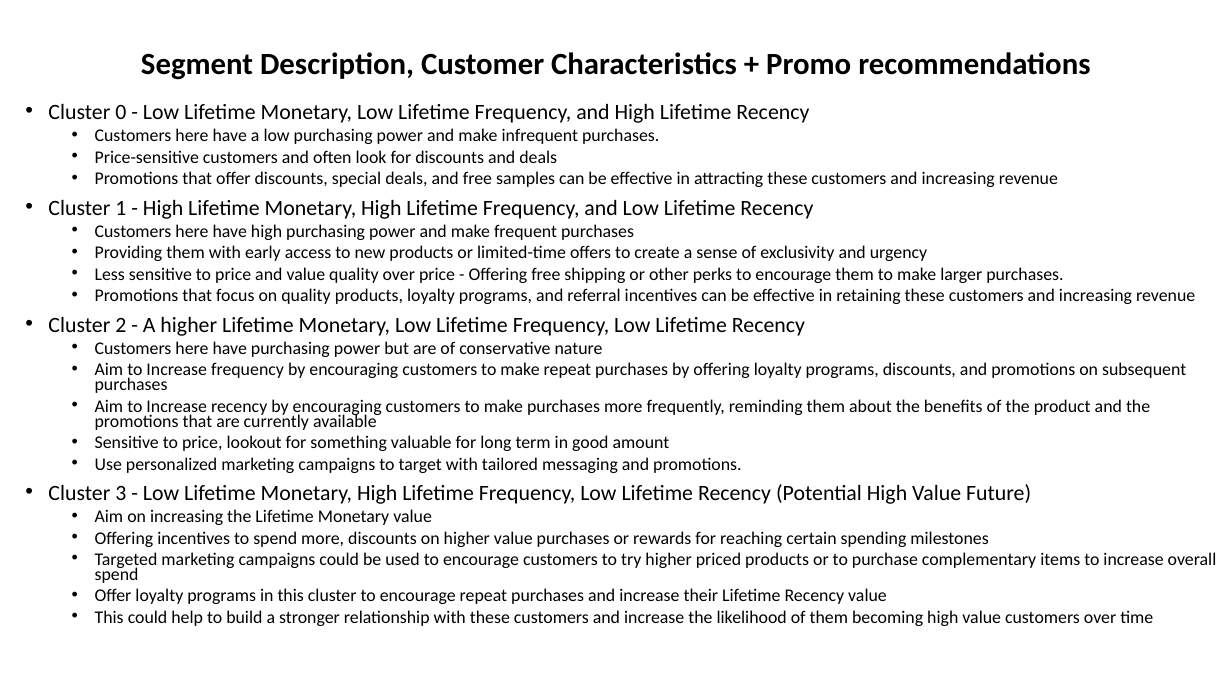
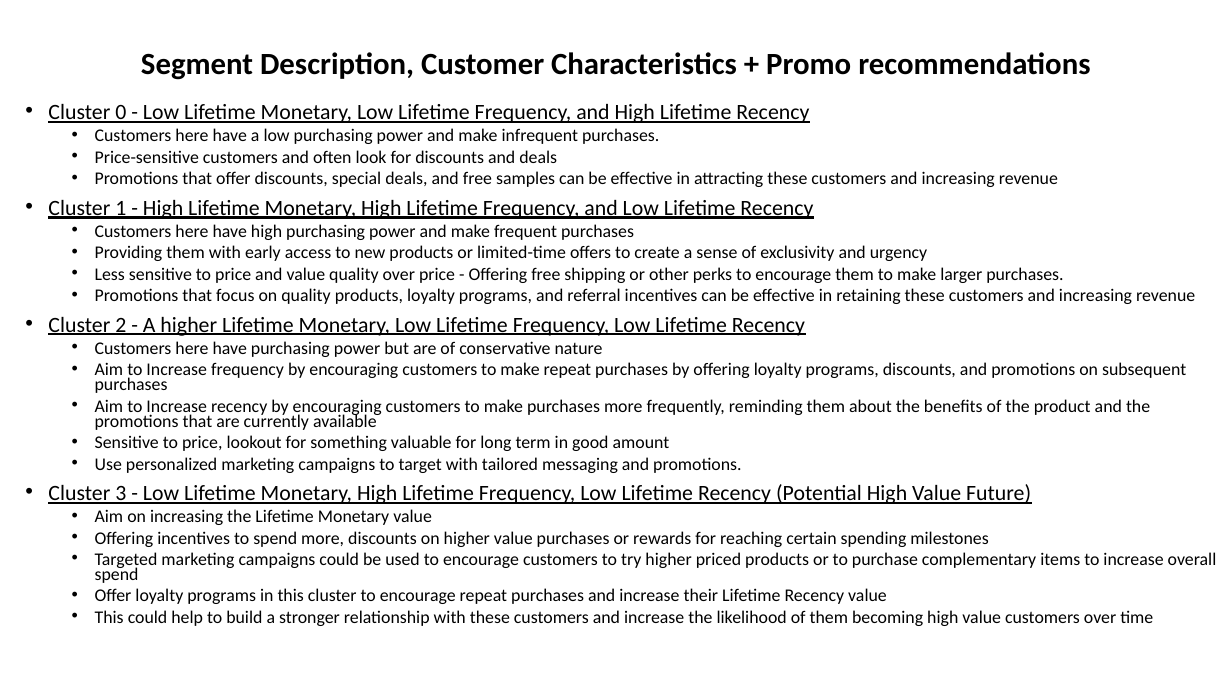
Before and after one commit to pm1596/Segmentation, a slide deck: slide 18 of ImpactCaseStudy-Segmentation.pptx. Drawn at 1232x693 pixels with LibreOffice and Linux fonts; fonts in the diff are those of the drawing. Boxes give left, top, right and bottom in pixels: in the first picture for what was removed or moved away, otherwise in the second. Text is boxed around its words. In the diff, an @@ line names an element or a change of style, - is before the commit and + after.

Commit message:
Added color coding for numbers

```diff
--- a/ImpactCaseStudy-Segmentation.pptx
+++ b/ImpactCaseStudy-Segmentation.pptx
@@ text at (x1=48, y1=104, x2=1031, y2=504): underline on in "Cluster 0 - Low Lifetime Monetary, Low ...", "Cluster 1 - High Lifetime Monetary, High ...", "Cluster 2 - A higher Lifetime Monetary, ...", "Cluster 3 - Low Lifetime Monetary, High ..." @@
```
Also in this commit, not shown: 3 other slides changed.
